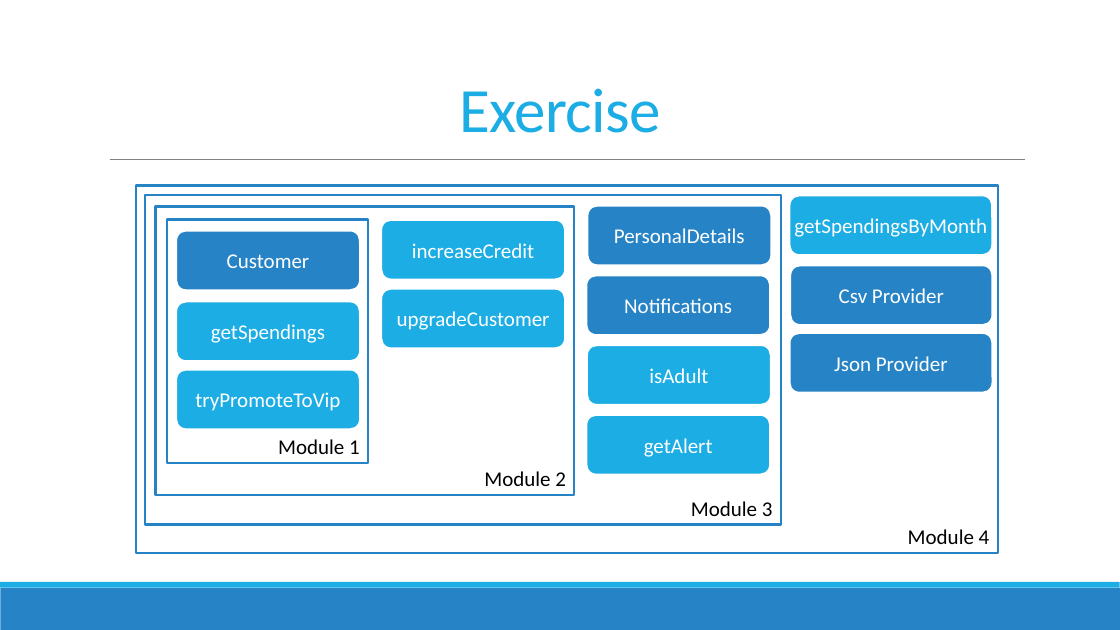
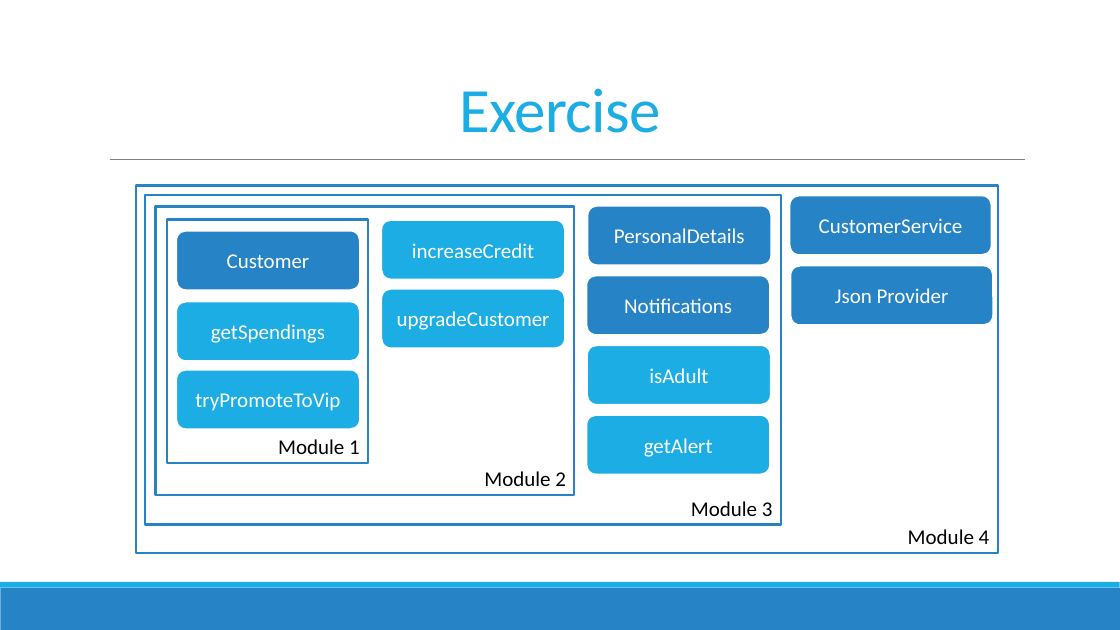
Before and after one commit to featuresnap/fsharpworkshop, a slide deck: slide 18 of FSharpWorkshop_Slides.pptx. Drawn at 1120x630 pixels with LibreOffice and Linux fonts; fonts in the diff are those of the drawing. Boxes give left, top, right and bottom in pixels: in the first picture for what was removed or moved away, otherwise in the second. Text is boxed around its words. In the diff, an @@ line names an element or a change of style, - is before the commit and + after.

```diff
--- a/FSharpWorkshop_Slides.pptx
+++ b/FSharpWorkshop_Slides.pptx
@@ rounded rectangle "CustomerService": place and size @@
-rounded rectangle "CustomerService" at <box>791,266,993,326</box>
+rounded rectangle "CustomerService" at <box>790,195,992,255</box>
@@ rounded rectangle removed at <box>790,195,993,255</box> @@
-getSpendingsByMonth
@@ text in rounded rectangle at <box>819,218,963,233</box>: text changed @@
-Csv Provider
+CustomerService
@@ rounded rectangle "Json Provider": place and size @@
-rounded rectangle "Json Provider" at <box>790,333,993,393</box>
+rounded rectangle "Json Provider" at <box>791,266,994,326</box>
```
Also in this commit, not shown: 1 other slide changed, 31 other files.
